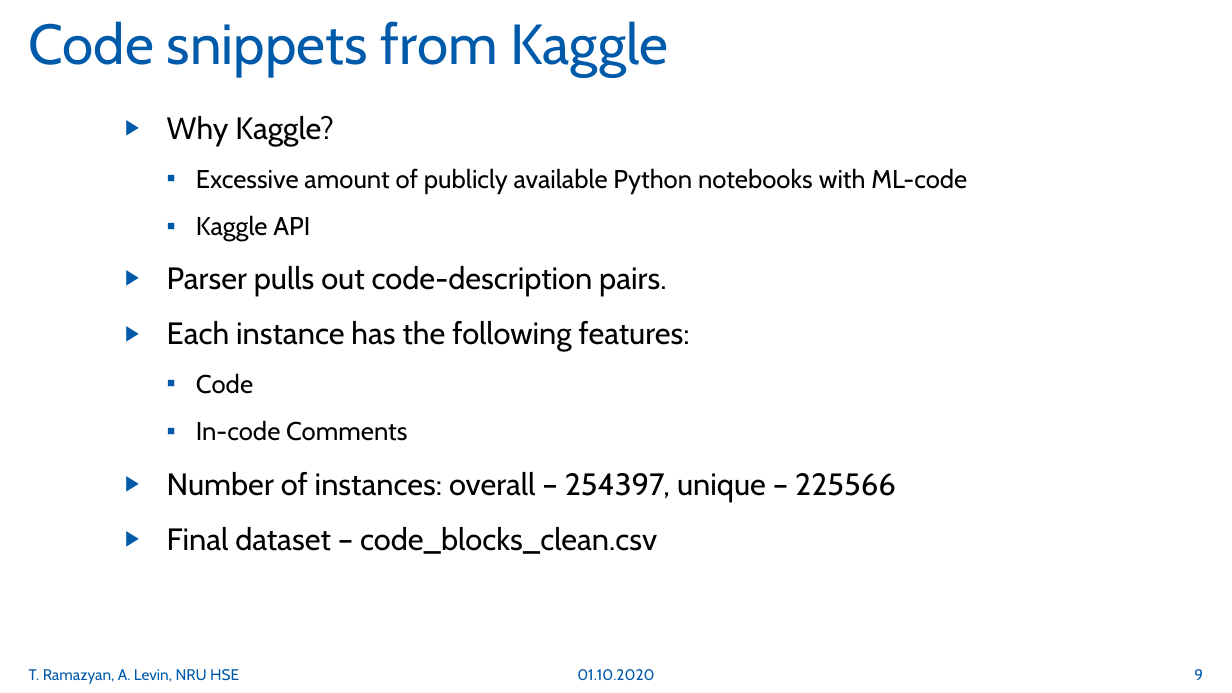
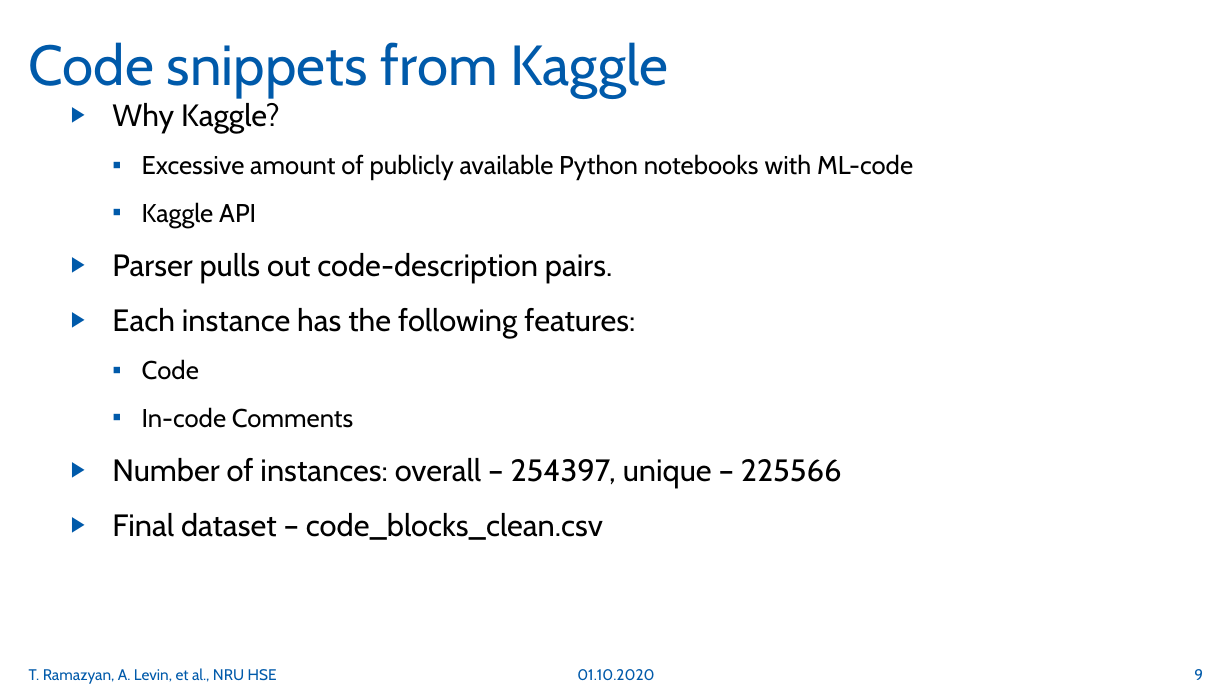
Before and after one commit to whatevernevermindbro/source_code_classification, a slide deck: slide 9 of nl2ml.pptx. Drawn at 1232x693 pixels with LibreOffice and Linux fonts; fonts in the diff are those of the drawing. Boxes give left, top, right and bottom in pixels: in the first picture for what was removed or moved away, otherwise in the second. Text is boxed around its words. In the diff, an @@ line names an element or a change of style, - is before the commit and + after.

```diff
--- a/nl2ml.pptx
+++ b/nl2ml.pptx
@@ title "Code snippets from Kaggle" moved from (x1=29, y1=21, x2=668, y2=77) to (x1=29, y1=42, x2=668, y2=98) @@
@@ text "Why Kaggle?" moved from (x1=167, y1=116, x2=967, y2=554) to (x1=112, y1=103, x2=913, y2=540) @@
@@ text at (x1=29, y1=668, x2=277, y2=684): text changed @@
-T. Ramazyan, A. Levin, NRU HSE
+T. Ramazyan, A. Levin, et al., NRU HSE
```
Also in this commit, not shown: 14 other slides changed, 1 slide added.
